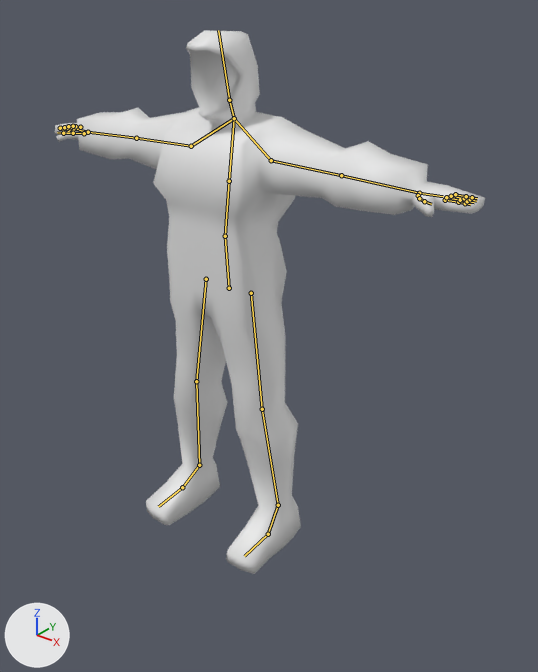
The Blender file Assets/GameFiles/GameModels/Miner.blend: old version first, new version second.
One viewpoint serves both versions: a camera (50 mm lens) standing at (1.67, -1.84, 2.03) and looking at (0.18, 0.02, 0.88). Lighting does not change. The marker at lower left points along +X, +Y and +Z. The bones that bend it are drawn over the model as lines.

Objects in the first picture: 'Miner'.
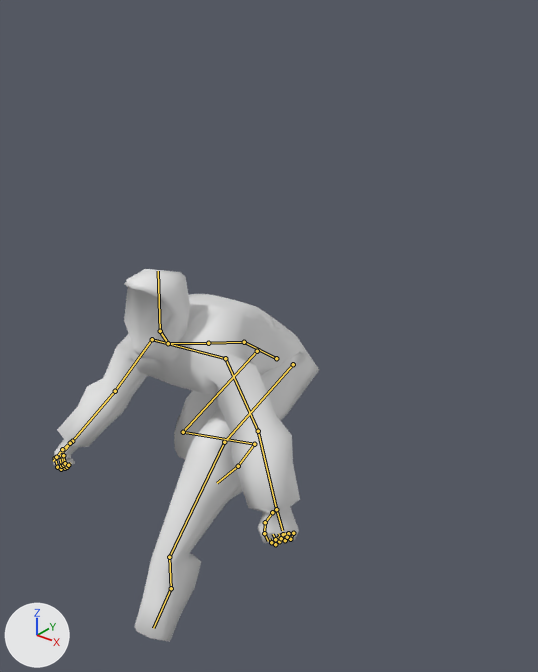
The newer file adds an action. The first version stands in its rest pose; the second is drawn at frame 5 of the action 'CrouchMove_0'.

Location of each change, (x1, y1, x2, y2) in pixels of the pictures (538 x 672 px):
'Miner', posed (38% narrower, 31% shorter): before (55, 30, 485, 574); after (53, 269, 319, 642)
bone 'Hip', root to tip: before (229, 288) to (225, 236); after (276, 358) to (244, 342)
bone 'Spine', root to tip: before (225, 236) to (229, 181); after (244, 342) to (208, 343)
bone 'Chest', root to tip: before (229, 181) to (234, 118); after (208, 343) to (168, 343)
bone 'Neck', root to tip: before (234, 118) to (229, 100); after (168, 343) to (160, 331)
bone 'Head', root to tip: before (229, 100) to (218, 30); after (160, 331) to (158, 271)
bone 'Shoulder.L', root to tip: before (234, 118) to (271, 160); after (168, 343) to (225, 358)
bone 'UpperArm.L', root to tip: before (271, 160) to (341, 175); after (225, 358) to (258, 431)
bone 'LowerArm.L', root to tip: before (341, 175) to (419, 193); after (258, 431) to (276, 509)
bone 'IndexA.L', root to tip: before (445, 200) to (458, 202); after (278, 538) to (275, 544)
bone 'IndexB.L', root to tip: before (458, 202) to (465, 203); after (275, 544) to (271, 542)
bone 'IndexC.L', root to tip: before (465, 203) to (470, 204); after (271, 542) to (269, 538)
bone 'MiddleA.L', root to tip: before (446, 197) to (460, 200); after (283, 534) to (279, 541)
bone 'MiddleB.L', root to tip: before (460, 200) to (467, 201); after (279, 541) to (275, 539)
bone 'MiddleC.L', root to tip: before (467, 201) to (474, 202); after (275, 539) to (273, 534)
bone 'RingA.L', root to tip: before (451, 196) to (464, 198); after (288, 533) to (285, 540)
bone 'RingB.L', root to tip: before (464, 198) to (470, 199); after (285, 540) to (281, 538)
bone 'RingC.L', root to tip: before (470, 199) to (476, 201); after (281, 538) to (278, 533)
bone 'LittleA.L', root to tip: before (455, 194) to (466, 196); after (293, 533) to (290, 539)
bone 'LittleB.L', root to tip: before (466, 196) to (472, 197); after (290, 539) to (287, 537)
bone 'LittleC.L', root to tip: before (472, 197) to (477, 198); after (287, 537) to (284, 533)
bone 'ThumbA.L', root to tip: before (418, 195) to (419, 198); after (272, 512) to (265, 522)
bone 'ThumbB.L', root to tip: before (419, 198) to (424, 201); after (265, 522) to (264, 533)
bone 'ThumbC.L', root to tip: before (424, 201) to (431, 204); after (264, 533) to (268, 541)
bone 'Shoulder.R', root to tip: before (234, 118) to (191, 146); after (168, 343) to (152, 339)
bone 'UpperArm.R', root to tip: before (191, 146) to (136, 138); after (152, 339) to (115, 391)
bone 'LowerArm.R', root to tip: before (136, 138) to (88, 132); after (115, 391) to (72, 441)
bone 'IndexA.R', root to tip: before (68, 130) to (63, 128); after (55, 458) to (57, 467)
bone 'IndexB.R', root to tip: before (63, 128) to (60, 128); after (57, 467) to (61, 469)
bone 'IndexC.R', root to tip: before (60, 128) to (58, 128); after (61, 469) to (63, 467)
bone 'MiddleA.R', root to tip: before (73, 129) to (67, 128); after (59, 456) to (61, 466)
bone 'MiddleB.R', root to tip: before (67, 128) to (64, 127); after (61, 466) to (65, 468)
bone 'MiddleC.R', root to tip: before (64, 127) to (61, 127); after (65, 468) to (68, 465)
bone 'RingA.R', root to tip: before (77, 128) to (71, 127); after (61, 455) to (63, 465)
bone 'RingB.R', root to tip: before (71, 127) to (68, 126); after (63, 465) to (67, 467)
bone 'RingC.R', root to tip: before (68, 126) to (66, 126); after (67, 467) to (69, 464)
bone 'LittleA.R', root to tip: before (80, 127) to (75, 126); after (63, 455) to (65, 463)
bone 'LittleB.R', root to tip: before (75, 126) to (73, 126); after (65, 463) to (68, 465)
bone 'LittleC.R', root to tip: before (73, 126) to (70, 125); after (68, 465) to (70, 463)
bone 'ThumbA.R', root to tip: before (84, 133) to (73, 133); after (70, 443) to (62, 449)
bone 'ThumbB.R', root to tip: before (73, 133) to (63, 133); after (62, 449) to (56, 457)
bone 'ThumbC.R', root to tip: before (63, 133) to (57, 132); after (56, 457) to (53, 461)

The change in detail:
Bone 'LegPole.L' (bone_legpole_l) moves from (0.0, 0.0, 0.0) to (0.033, 0.0, 0.0).
Bone 'Hip' (bone_hip) moves from (0.0, 0.0, 0.0) to (0.006, -0.402, -0.244).
Bone 'Hip' (bone_hip) turns from (0, 0, 0) to (48, -10, 6) degrees about its own x, y and z.
Bone 'Spine' (bone_spine) turns from (0, 0, 0) to (31, 3, -3) degrees about its own x, y and z.
Bone 'Chest' (bone_chest) turns from (0, 0, 0) to (1, 2, 4) degrees about its own x, y and z.
Bone 'Neck' (bone_neck) turns from (0, 0, 0) to (70, -4, 1) degrees about its own x, y and z.
Bone 'Head' (bone_head) turns from (0, 0, 0) to (-22, -1, -3) degrees about its own x, y and z.
Bone 'Shoulder.L' (bone_shoulder_l) turns from (0, 0, 0) to (3, -4, -3) degrees about its own x, y and z.
Bone 'UpperArm.L' (bone_upperarm_l) turns from (0, 0, 0) to (-34, -69, -25) degrees about its own x, y and z.
Bone 'LowerArm.L' (bone_lowerarm_l) turns from (0, 0, 0) to (1, -3, -12) degrees about its own x, y and z.
Bone 'IndexA.L' (bone_indexa_l) turns from (0, 0, 0) to (-59, 1, 5) degrees about its own x, y and z.
Bone 'IndexB.L' (bone_indexb_l) turns from (0, 0, 0) to (-58, 0, 9) degrees about its own x, y and z.
Bone 'IndexC.L' (bone_indexc_l) turns from (0, 0, 0) to (-58, 0, 8) degrees about its own x, y and z.
Bone 'MiddleA.L' (bone_middlea_l) turns from (0, 0, 0) to (-58, -5, -2) degrees about its own x, y and z.
Bone 'MiddleB.L' (bone_middleb_l) turns from (0, 0, 0) to (-59, -6, 3) degrees about its own x, y and z.
Bone 'MiddleC.L' (bone_middlec_l) turns from (0, 0, 0) to (-58, -5, -3) degrees about its own x, y and z.
Bone 'RingA.L' (bone_ringa_l) turns from (0, 0, 0) to (-57, -9, -6) degrees about its own x, y and z.
Bone 'RingB.L' (bone_ringb_l) turns from (0, 0, 0) to (-58, -10, -4) degrees about its own x, y and z.
Bone 'RingC.L' (bone_ringc_l) turns from (0, 0, 0) to (-58, -9, -5) degrees about its own x, y and z.
Bone 'LittleA.L' (bone_littlea_l) turns from (0, 0, 0) to (-56, -12, -8) degrees about its own x, y and z.
Bone 'LittleB.L' (bone_littleb_l) turns from (0, 0, 0) to (-56, -12, -10) degrees about its own x, y and z.
Bone 'LittleC.L' (bone_littlec_l) turns from (0, 0, 0) to (-57, -12, -6) degrees about its own x, y and z.
Bone 'ThumbA.L' (bone_thumba_l) turns from (0, 0, 0) to (-15, 6, 8) degrees about its own x, y and z.
Bone 'ThumbB.L' (bone_thumbb_l) turns from (0, 0, 0) to (6, 2, 13) degrees about its own x, y and z.
Bone 'ThumbC.L' (bone_thumbc_l) turns from (0, 0, 0) to (6, 1, 13) degrees about its own x, y and z.
Bone 'Shoulder.R' (bone_shoulder_r) turns from (0, 0, 0) to (5, 4, 3) degrees about its own x, y and z.
Bone 'UpperArm.R' (bone_upperarm_r) turns from (0, 0, 0) to (17, 77, 72) degrees about its own x, y and z.
Bone 'LowerArm.R' (bone_lowerarm_r) turns from (0, 0, 0) to (1, 3, 12) degrees about its own x, y and z.
Bone 'IndexA.R' (bone_indexa_r) turns from (0, 0, 0) to (-57, -1, -5) degrees about its own x, y and z.
Bone 'IndexB.R' (bone_indexb_r) turns from (0, 0, 0) to (-57, 0, -9) degrees about its own x, y and z.
Bone 'IndexC.R' (bone_indexc_r) turns from (0, 0, 0) to (-57, 0, -8) degrees about its own x, y and z.
Bone 'MiddleA.R' (bone_middlea_r) turns from (0, 0, 0) to (-57, 5, 1) degrees about its own x, y and z.
Bone 'MiddleB.R' (bone_middleb_r) turns from (0, 0, 0) to (-57, 6, -3) degrees about its own x, y and z.
Bone 'MiddleC.R' (bone_middlec_r) turns from (0, 0, 0) to (-57, 5, 3) degrees about its own x, y and z.
Bone 'RingA.R' (bone_ringa_r) turns from (0, 0, 0) to (-56, 9, 6) degrees about its own x, y and z.
Bone 'RingB.R' (bone_ringb_r) turns from (0, 0, 0) to (-56, 9, 4) degrees about its own x, y and z.
Bone 'RingC.R' (bone_ringc_r) turns from (0, 0, 0) to (-56, 9, 5) degrees about its own x, y and z.
Bone 'LittleA.R' (bone_littlea_r) turns from (0, 0, 0) to (-55, 11, 8) degrees about its own x, y and z.
Bone 'LittleB.R' (bone_littleb_r) turns from (0, 0, 0) to (-55, 11, 9) degrees about its own x, y and z.
Bone 'LittleC.R' (bone_littlec_r) turns from (0, 0, 0) to (-55, 11, 6) degrees about its own x, y and z.
Bone 'ThumbA.R' (bone_thumba_r) turns from (0, 0, 0) to (-13, -1, -5) degrees about its own x, y and z.
Bone 'ThumbB.R' (bone_thumbb_r) turns from (0, 0, 0) to (8, -1, -14) degrees about its own x, y and z.
Bone 'ThumbC.R' (bone_thumbc_r) turns from (0, 0, 0) to (8, 0, -14) degrees about its own x, y and z.
Bone 'LegControl.L' (bone_legcontrol_l) moves from (0.0, 0.0, 0.0) to (0.1, 0.593, 0.009).
Bone 'LegControl.L' (bone_legcontrol_l) turns from (0, 0, 0) to (36, 0, 0) degrees about its own x, y and z.
Bone 'LegPole.R' (bone_legpole_r) moves from (0.0, 0.0, 0.0) to (-0.044, 0.0, 0.0).
Bone 'LegControl.R' (bone_legcontrol_r) moves from (0.0, 0.0, 0.0) to (-0.083, -0.269, 0.0).
